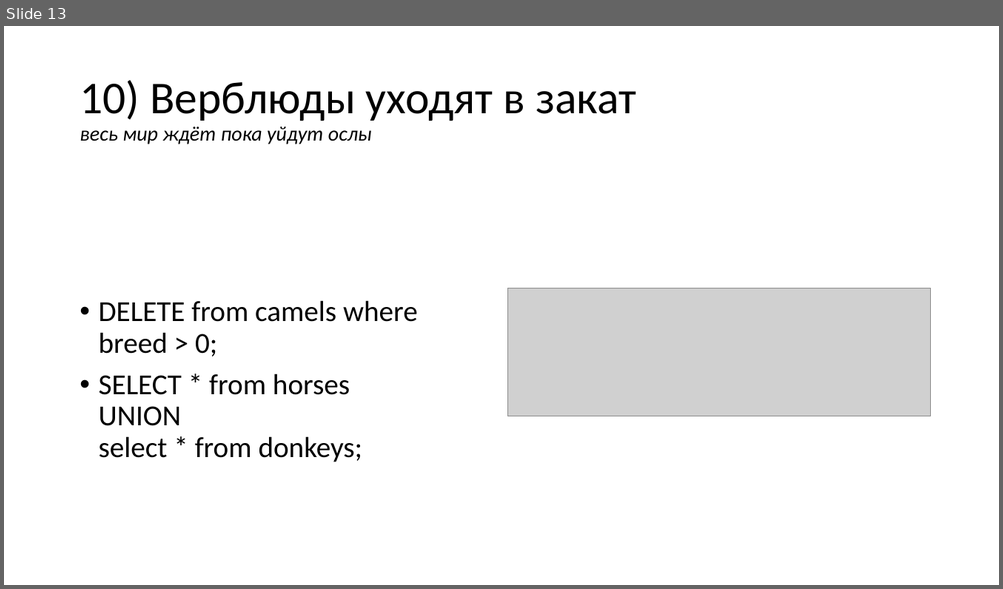
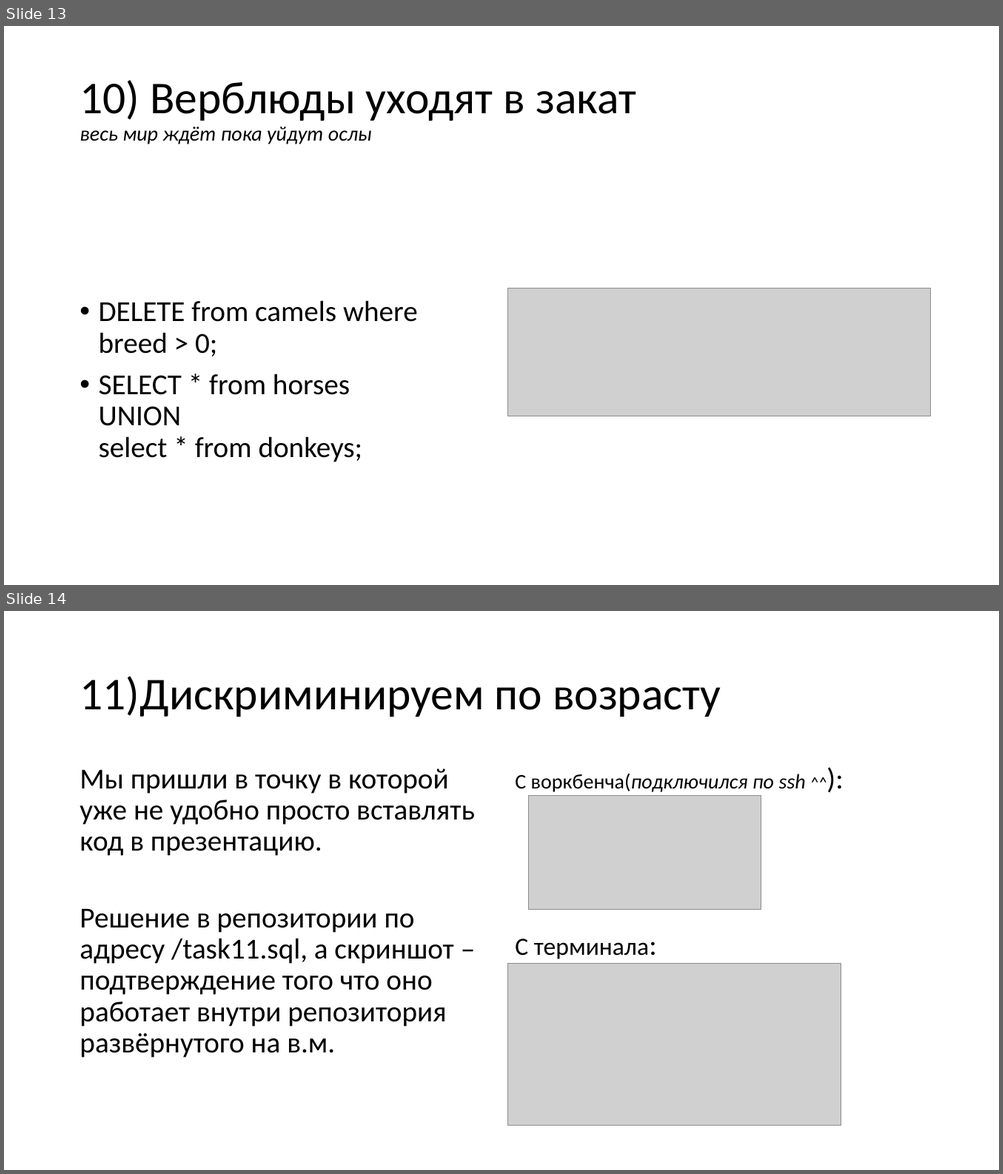
Before and after one commit to am1bestofluck/exam0723, a slide deck: report.pptx. Shown one above the other, each under a label of ours: slide 13 before the commit, slides 13 and 14 after it. The pictures are 1003x589 and 1003x1174 pixels, drawn with LibreOffice and Linux fonts; fonts in the diff are those of the drawing; grey boxes stand for pictures. Boxes give left, top, right and bottom in pixels: in the first picture for what was removed or moved away, otherwise in the second. Text is boxed around its words. In the diff, an @@ line names an element or a change of style, - is before the commit and + after.

```diff
--- a/report.pptx
+++ b/report.pptx
@@ slide 14 added at bbox=[4, 611, 999, 1170], background #FFFFFF @@
@@ title added at bbox=[79, 676, 720, 717], 44 pt, text #000000 @@
+11)Дискриминируем по возрасту
@@ text added at bbox=[79, 769, 475, 1058], 28 pt, text #000000 @@
+Мы пришли в точку в которой
+уже не удобно просто вставлять код в презентацию.
+Решение в репозитории по адресу /task11.sql, а скриншот – подтверждение того что оно работает внутри репозитория развёрнутого на в.м.
@@ text added at bbox=[515, 773, 805, 960], 20 pt, text #000000 @@
+С воркбенча(подключился по ssh ^^):
+C терминала:
@@ picture added at bbox=[529, 795, 761, 909] @@
@@ picture added at bbox=[508, 964, 841, 1127] @@
```
Also in this commit, not shown: 1 other slide added, 2 other files.
